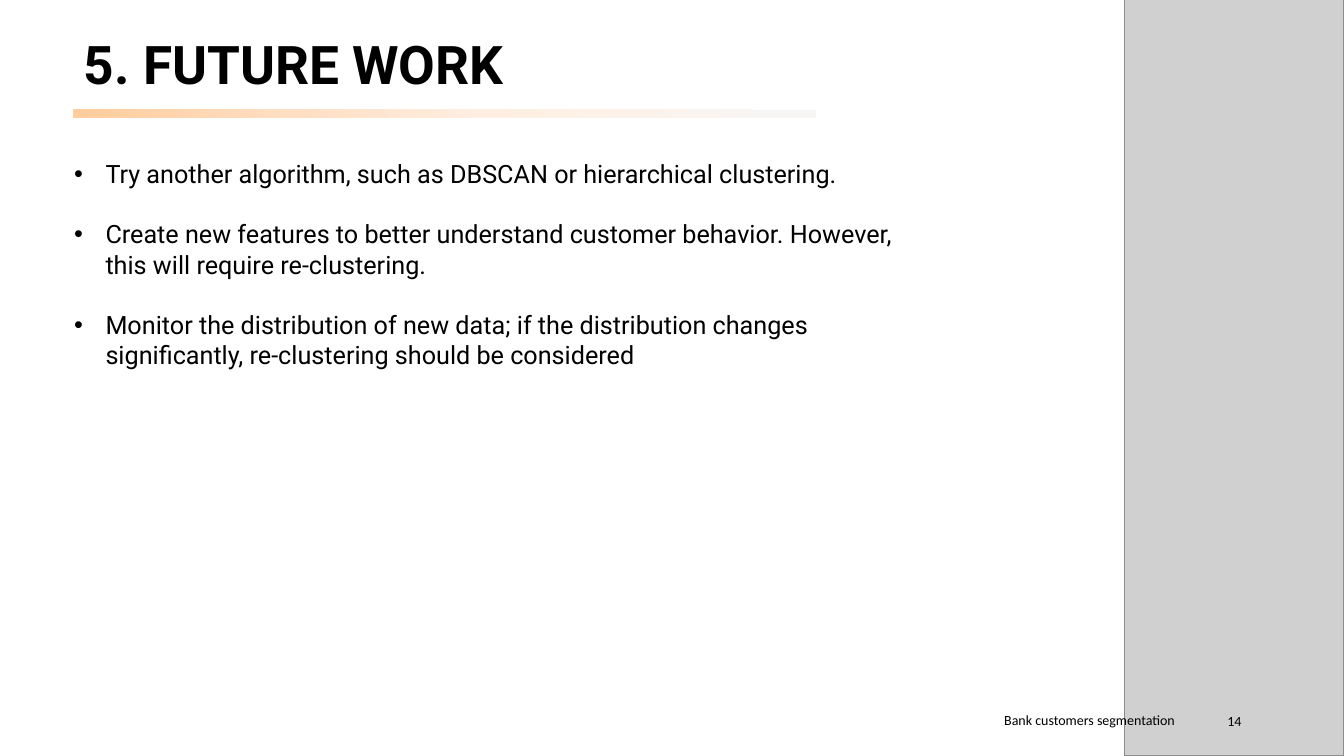
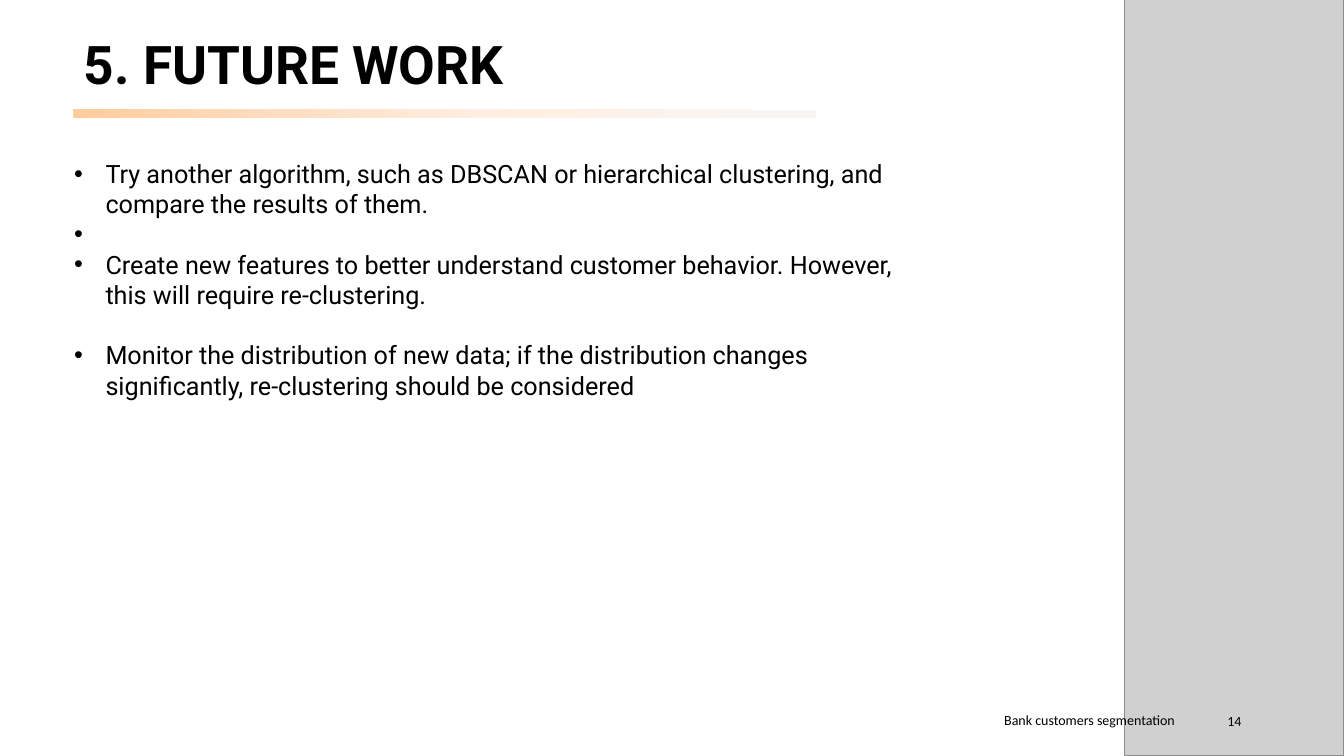
Before and after one commit to peerapat-t/Banking-customer-segmentation, a slide deck: slide 14 of banking customer segmentation.pptx. Drawn at 1344x756 pixels with LibreOffice and Linux fonts; fonts in the diff are those of the drawing; grey boxes stand for pictures. Boxes give left, top, right and bottom in pixels: in the first picture for what was removed or moved away, otherwise in the second. Text is boxed around its words. In the diff, an @@ line names an element or a change of style, - is before the commit and + after.

```diff
--- a/banking customer segmentation.pptx
+++ b/banking customer segmentation.pptx
@@ text at (x1=106, y1=164, x2=883, y2=218): text changed @@
-• Try another algorithm, such as DBSCAN or hierarchical clustering.
+• Try another algorithm, such as DBSCAN or hierarchical clustering, and compare the results of them.
```
Also in this commit, not shown: 3 other slides changed, 1 slide added, 1 slide removed, 2 other files.
